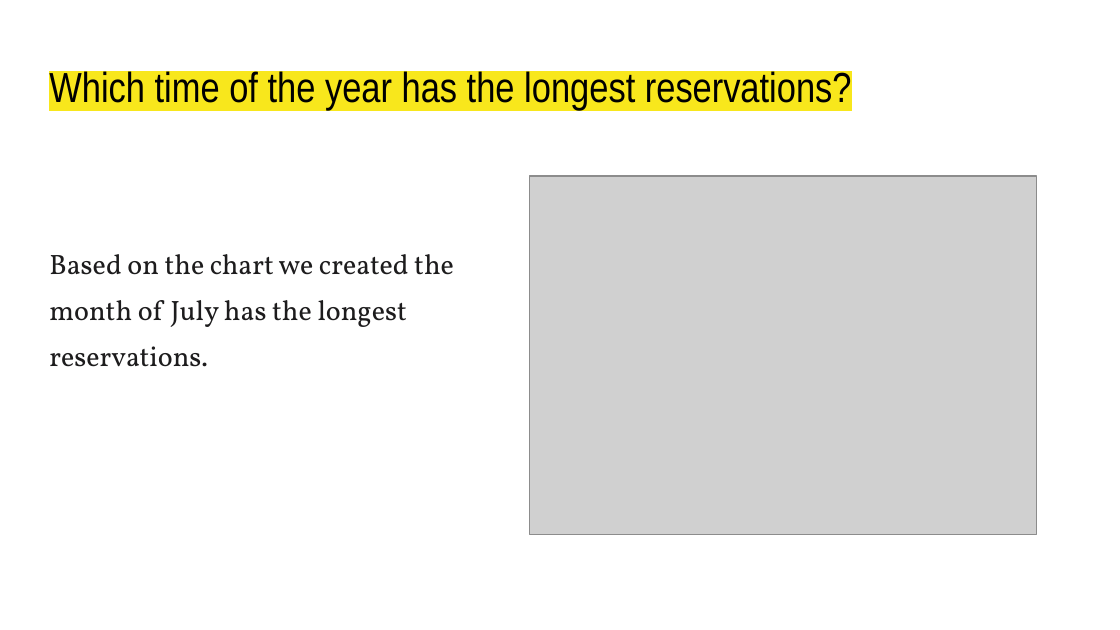
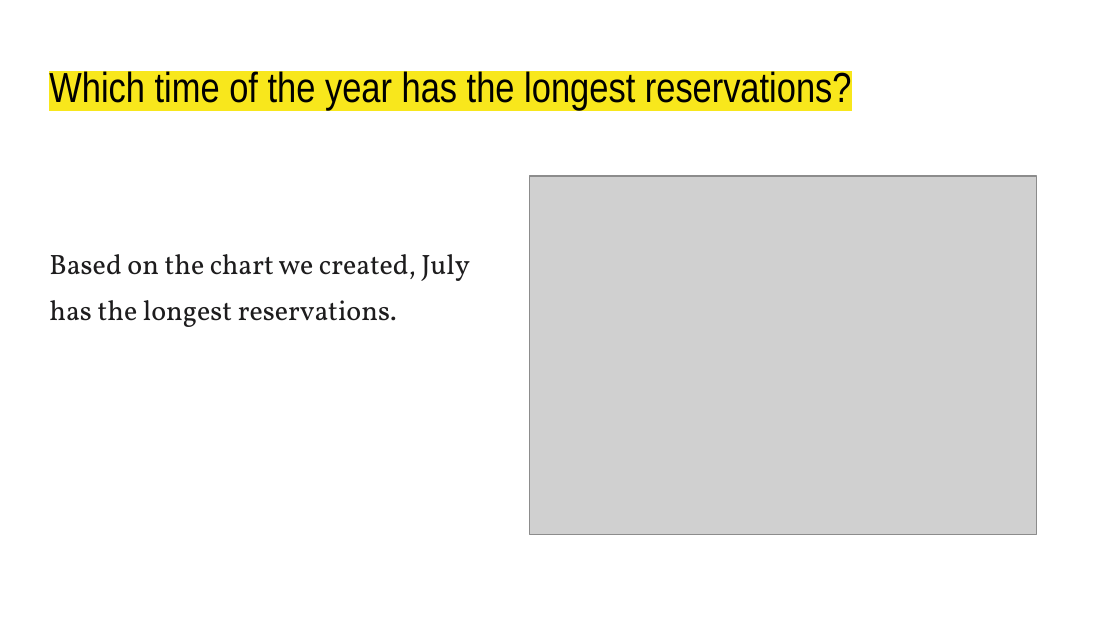
Before and after one commit to domivillacis/Hotel_reservations_analysis, a slide deck: slide 11 of Hotel_Reservations.pptx. Drawn at 1120x630 pixels with LibreOffice and Linux fonts; fonts in the diff are those of the drawing; grey boxes stand for pictures. Boxes give left, top, right and bottom in pixels: in the first picture for what was removed or moved away, otherwise in the second. Text is boxed around its words. In the diff, an @@ line names an element or a change of style, - is before the commit and + after.

```diff
--- a/Hotel_Reservations.pptx
+++ b/Hotel_Reservations.pptx
@@ text at box(49, 254, 470, 327): text changed @@
-Based on the chart we created the
-month of July has the longest
-reservations.
+Based on the chart we created, July
+has the longest reservations.
```
Also in this commit, not shown: 19 other slides changed, 15 slides added, 3 slides removed.
